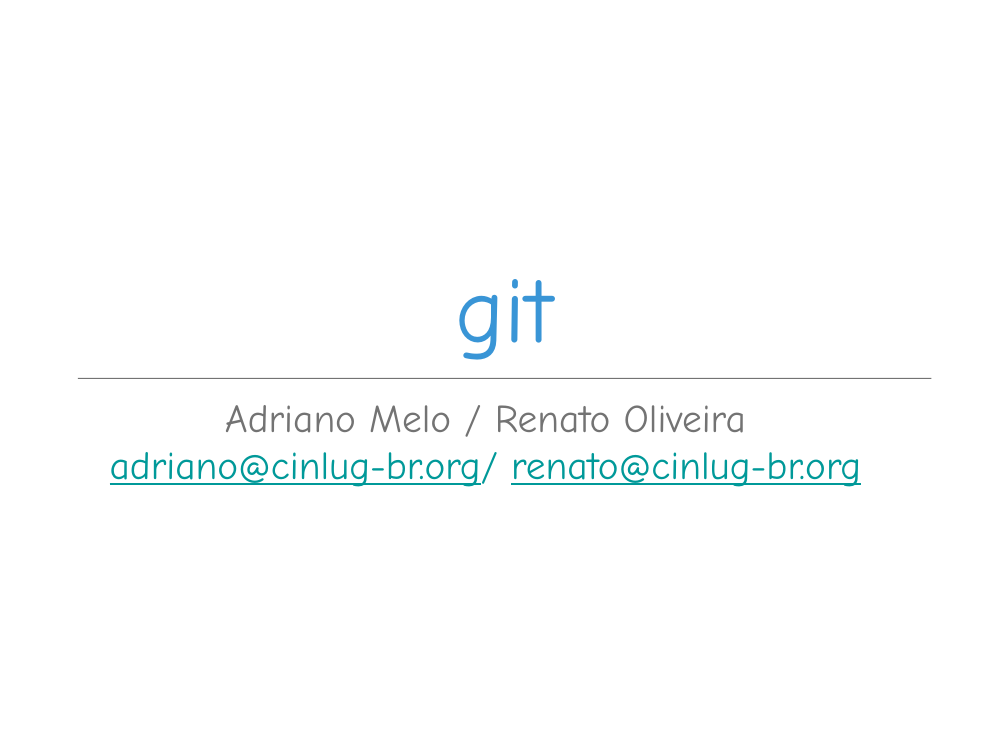
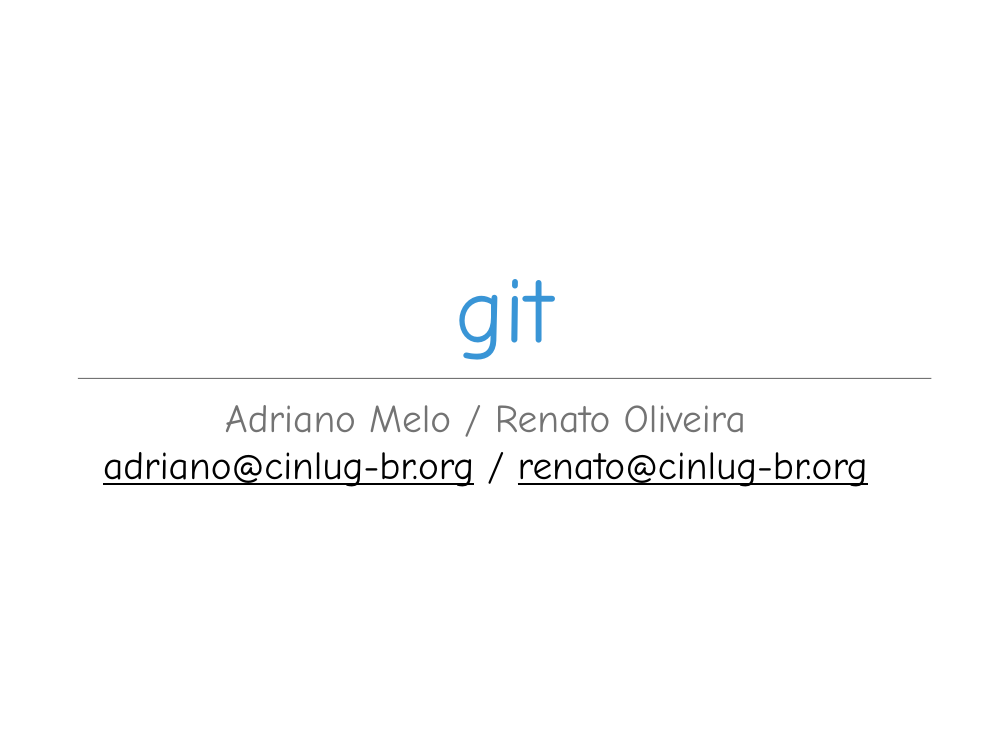
Before and after one commit to fernandocastor/aulas_floss, a slide deck: slide 1 of 07_Git/git.introducao.ppt. Drawn at 1008x756 pixels with LibreOffice and Linux fonts; fonts in the diff are those of the drawing; background and template pictures are left out. Boxes give left, top, right and bottom in pixels: in the first picture for what was removed or moved away, otherwise in the second. Text is boxed around its words. In the diff, an @@ line names an element or a change of style, - is before the commit and + after.

```diff
--- a/07_Git/git.introducao.ppt
+++ b/07_Git/git.introducao.ppt
@@ text at (x1=103, y1=452, x2=868, y2=487): text changed; text colour #009999 to #000000 @@
-adriano@cinlug-br.org/ renato@cinlug-br.org
+adriano@cinlug-br.org / renato@cinlug-br.org
```
Also in this commit, not shown: 1 other slide changed, 1 other file.
